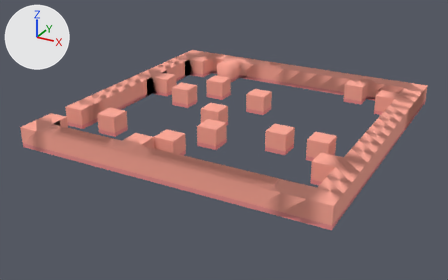
The OBJ model assets/maps/rebuilt/map9.obj, before and after one commit.
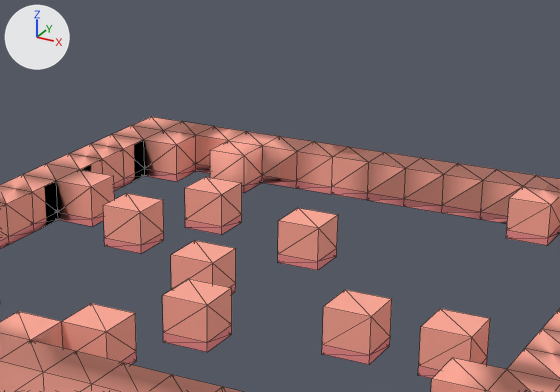
Each version appears first whole from a 50 mm camera at (13.31, -26.03, 11.86) aimed at (-0.52, -0.89, -0.71), and next in a close-up on the part from 28% to 82% of the width and 0% to 60% of the height. Lighting does not change. The marker at upper left points along +X, +Y and +Z. The close-ups show mesh edges as thin lines. Where no turn or scale is listed for an object, it has been applied to the vertices.

The scene before the commit, as lines of its bpy script (objects in view):
```python
me_map9 = bpy.data.meshes.new('map9')
me_map9.from_pydata(...)  # 480 vertices, 1420 faces; spans x -7.5..7.5, y -7.5..7.5, z 0.0..1.0
# faces by material slot: [710, 710]
me_map9.materials.append(mat_bricksdark_clone)  # pink #f18e8e
me_map9.materials.append(mat_bricks_clone)  # pink #ffa896
ob_map9 = bpy.data.objects.new('map9', me_map9)
ob_map9.location = (0.0, 0.0, 0.0)
```
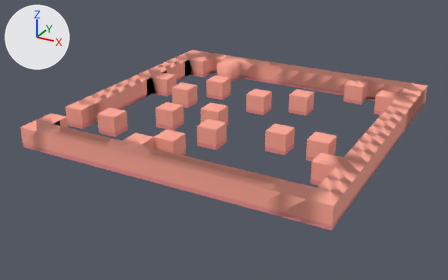
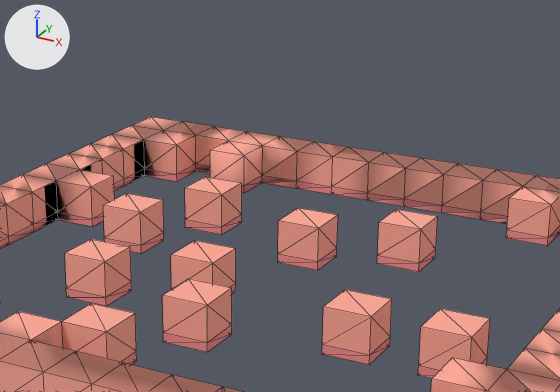
Location of each change, [x1, y1, x2, y2] in pixels of the close-ups (560 x 392 px):
part 1 of me_map9, added (pink): after [65, 239, 132, 306]
part 2 of me_map9, added (pink): after [377, 209, 438, 272]

What the commit changed:
me_map9 has 480 vertices, 1420 faces and spans x -7.5..7.5, y -7.5..7.5, z 0.0..1.0.
me_map9 is used by ob_map9; location (0.0, 0.0, 0.0).
me_map9 part 1: the loose piece of 12 vertices spanning x -1.5..-0.5, y -1.5..-0.5, z 0.0..1.0 is copied, and the copy is moved by (-2.0, -1.0, 0.0); it spans x -3.5..-2.5, y -2.5..-1.5, z 0.0..1.0.
me_map9 part 2: the loose piece of 12 vertices spanning x -0.5..0.5, y 1.5..2.5, z 0.0..1.0 is copied, and the copy is moved by (2.0, 1.0, 0.0); it spans x 1.5..2.5, y 2.5..3.5, z 0.0..1.0.
